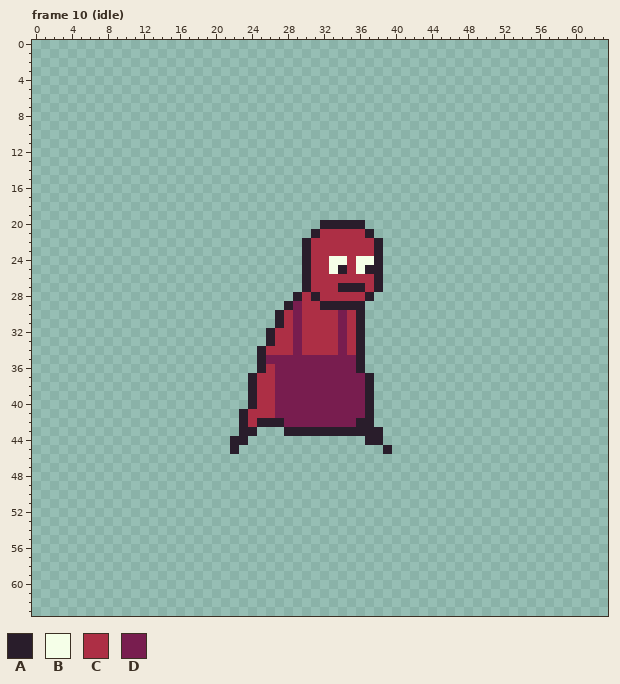
One commit to this pixel-art file: Sprites/PlayerSprites/Player.aseprite. The first picture shows the starting point.
64x64 pixels, 90 frames. Shown: frame 10 (idle). The commit also changed other frames, which this record leaves out.
Palette (. is transparent): A #291d2b  B #f5ffe8  C #ad2f45  D #781d4f
The same view after the edit:
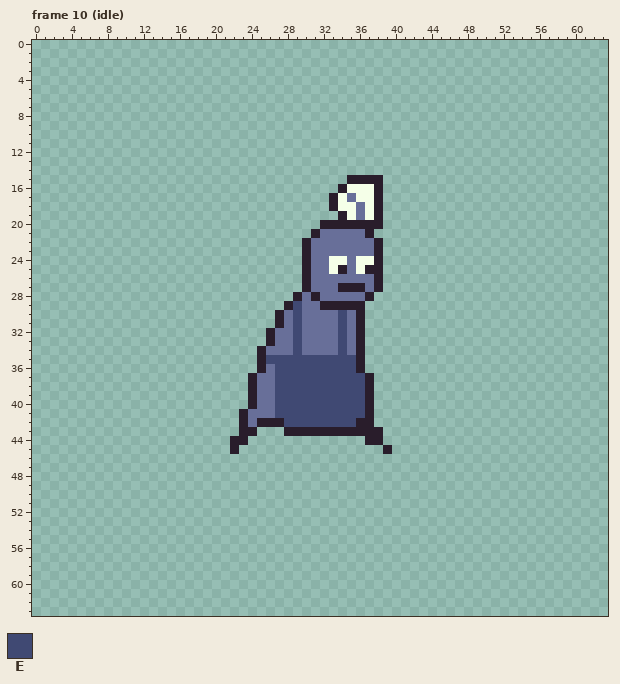
Colours new in this view: E #404973
Edits made:
Colour C changes from #ad2f45 to #686f99.
Frame 10 (idle), layer "player":
Colour A now appears in row 15 at x 35 to 38; in row 16 at x 34 and 38; in rows 17 to 18 at x 33 and 38; in row 19 at x 34 and 38; in row 20 at x 37 to 38.
Colour B now appears in row 16 at x 35 to 37; in row 17 at x 34 and 36 to 37; in row 18 at x 34 to 35 and 37; in row 19 at x 35 and 37.
Colour C now appears in row 17 at x 35; in rows 18 to 19 at x 36.
The author changed colour D to colour E in row 29 at x 29; in rows 30 to 34 at x 29 and 34; in row 35 at x 26 to 35; in row 36 at x 27 to 35; in rows 37 to 41 at x 27 to 36; in row 42 at x 28 to 35.
Changed places in both pictures, as pixel boxes (x1, y1, x2, y2):
changed: (248, 175, 383, 427)
